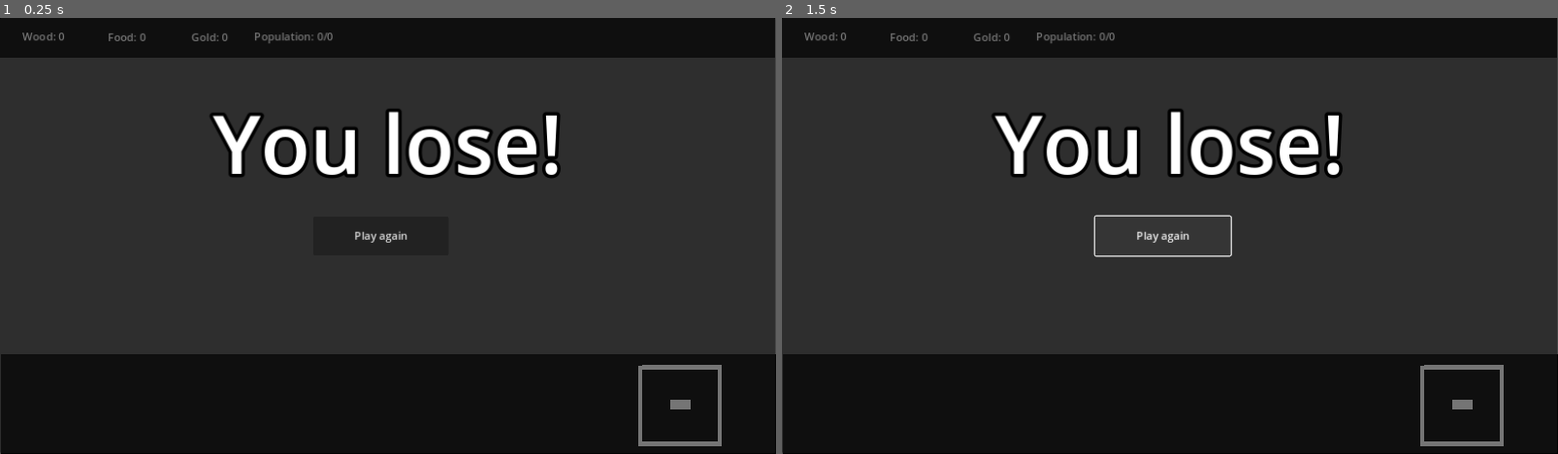
Above: before the commit, frames 1-2 (left to right).
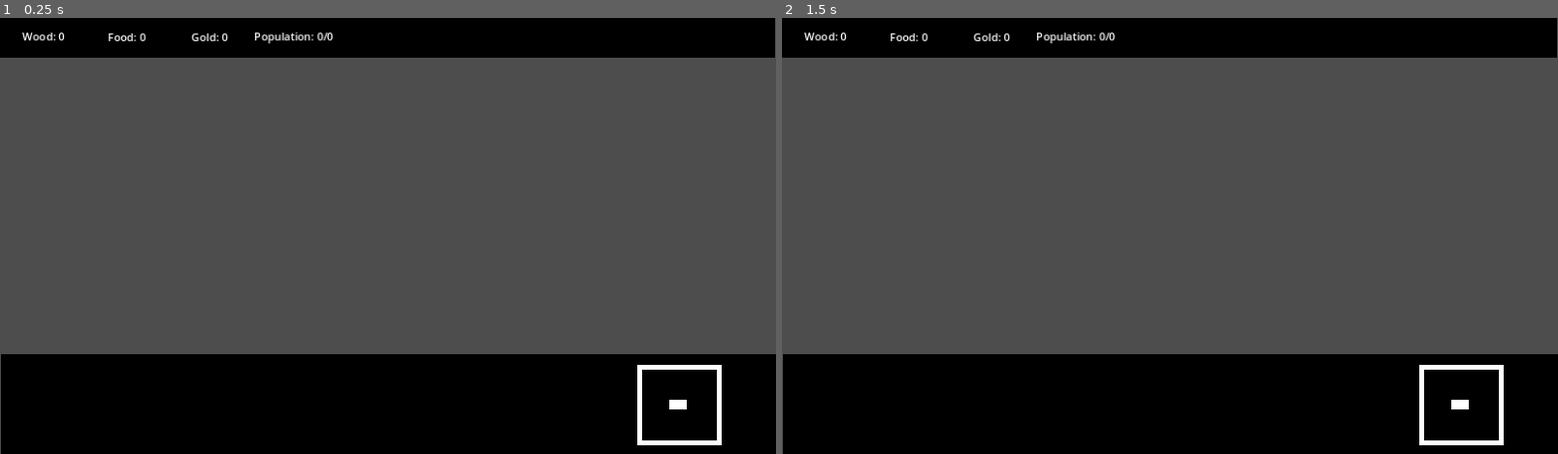
Above: after the commit, the same moments.

Repository: niamh-d/godot-rts
Game: Godot game, scene res://scenes/main/main.tscn
Two runs of this game, one before a commit and one after it. Both use one fixed random seed, a clock stepped at 60 frames per second and the inputs below.
Inputs (mouse positions are in pixels of both pictures, inside the frame that each line leads up to):
- Up to frame 1 (0.25 s): no input
- Up to frame 2 (1.5 s): click (1162, 236) at 0.5 s, where only the run before the commit has a clickable "Play again"; click (1162, 236) at 1.25 s, where only the run before the commit has a clickable "Play again"

The runs differ from the first frame. In frame 1, 69% of the frame differs, in the area x 0-100%, y 3-100%; in frame 2, 67%.

Commit message:
camera script

Diff:
--- /dev/null
+++ b/scenes/main/camera.gd
@@ -0,0 +1,56 @@
+extends Camera2D
+
+var cam_speed := 6
+var mini_map_speed = 0.2
+
+var cam_move_right := false
+var cam_move_left := false
+var cam_move_up := false
+var cam_move_down := false
+
+@onready var mini_map_screen: Node2D = %Screen
+
+func _ready() -> void:
+	pass
+
+func _process(delta: float) -> void:
+	check_mouse_pos_and_set_cam_dirs()
+	move_cam()
+
+func check_mouse_pos_and_set_cam_dirs():
+	if get_local_mouse_position().x > 540:
+		cam_move_right = true
+		cam_move_left = false
+	if get_local_mouse_position().x < -540:
+		cam_move_right = false
+		cam_move_left = true
+	if get_local_mouse_position().x > -540 && get_local_mouse_position().x < 540:
+		cam_move_right = false
+		cam_move_left = false
+
+	if get_local_mouse_position().y > 280:
+		cam_move_up = false
+		cam_move_down = true
+	if get_local_mouse_position().y < -280:
+		cam_move_up = true
+		cam_move_down = false
+	if get_local_mouse_position().y > -280 && get_local_mouse_position().y < 280:
+		cam_move_up = false
+		cam_move_down = false
+
+func move_cam():
+	if cam_move_right && position.x <= 1960:
+		position += Vector2(1,0) * cam_speed
+		mini_map_screen.position += Vector2(1,0) * mini_map_speed
+
+	if cam_move_left && position.x >= -860:
+		position -= Vector2(1,0) * cam_speed
+		mini_map_screen.position -= Vector2(1,0) * mini_map_speed
+
+	if cam_move_down && position.y <= 1700:
+		position += Vector2(0,1) * cam_speed
+		mini_map_screen.position += Vector2(0,1) * mini_map_speed
+
+	if cam_move_up && position.y >= -1060:
+		position -= Vector2(0,1) * cam_speed
+		mini_map_screen.position -= Vector2(0,1) * mini_map_speed
--- a/scenes/main/main.tscn
+++ b/scenes/main/main.tscn
@@ -6,6 +6,7 @@
 [ext_resource type="Texture2D" uid="uid://tjnjtm3gv56v" path="res://art/barracks.png" id="4_rc2w4"]
 [ext_resource type="Texture2D" uid="uid://bf7scmh3mmlwy" path="res://art/range.png" id="5_bsp2h"]
 [ext_resource type="Texture2D" uid="uid://btywg7dtung1p" path="res://art/tower.png" id="6_5yngy"]
+[ext_resource type="Script" path="res://scenes/main/camera.gd" id="7_1lofc"]
 
 [sub_resource type="LabelSettings" id="LabelSettings_lufi6"]
 font_size = 120
@@ -65,7 +66,7 @@
 vertical_alignment = 1
 
 [node name="MiniMap" type="Node2D" parent="UI"]
-position = Vector2(0, -10)
+position = Vector2(-1, -10)
 
 [node name="OuterBox" type="Node2D" parent="UI/MiniMap"]
 position = Vector2(953, 526)
@@ -76,26 +77,26 @@
 
 [node name="ColorRect4" type="ColorRect" parent="UI/MiniMap/OuterBox"]
 offset_left = -2.0
-offset_top = 113.0
+offset_top = 112.0
 offset_right = 117.0
-offset_bottom = 120.0
+offset_bottom = 119.0
 
 [node name="ColorRect2" type="ColorRect" parent="UI/MiniMap/OuterBox"]
 offset_left = 1.0
-offset_top = 1.0
 offset_right = 120.0
-offset_bottom = 8.0
+offset_bottom = 7.0
 rotation = 1.5708
 
 [node name="ColorRect3" type="ColorRect" parent="UI/MiniMap/OuterBox"]
 offset_left = 119.0
-offset_top = 1.0
 offset_right = 238.0
-offset_bottom = 8.0
+offset_bottom = 7.0
 rotation = 1.5708
 
 [node name="Screen" type="Node2D" parent="UI/MiniMap"]
+unique_name_in_owner = true
 position = Vector2(995, 578)
+scale = Vector2(0.85, 1)
 
 [node name="ColorRect" type="ColorRect" parent="UI/MiniMap/Screen"]
 clip_contents = true
@@ -228,6 +229,7 @@
 text = "Play again"
 
 [node name="LoseScreen" type="Node2D" parent="UI"]
+visible = false
 
 [node name="Panel" type="Panel" parent="UI/LoseScreen"]
 offset_right = 1151.0
@@ -249,5 +251,6 @@
 offset_bottom = 353.0
 text = "Play again"
 
-[node name="Camera2D" type="Camera2D" parent="."]
+[node name="Camera" type="Camera2D" parent="."]
 position = Vector2(576, 323)
+script = ExtResource("7_1lofc")
Not shown: 1 places in scenes/main/main.tscn that only renumber resources
